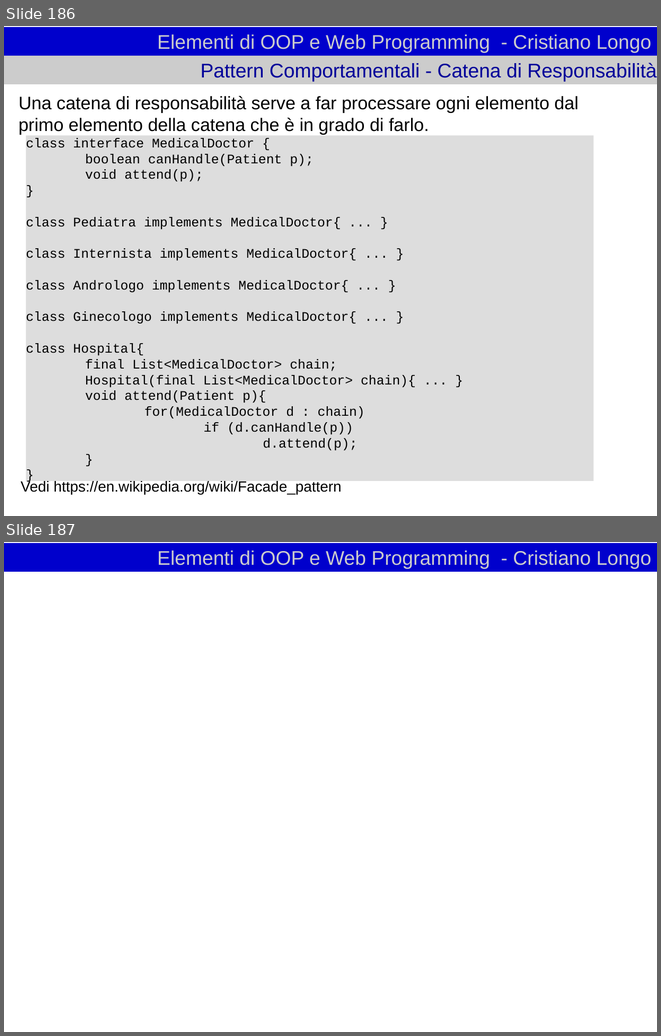
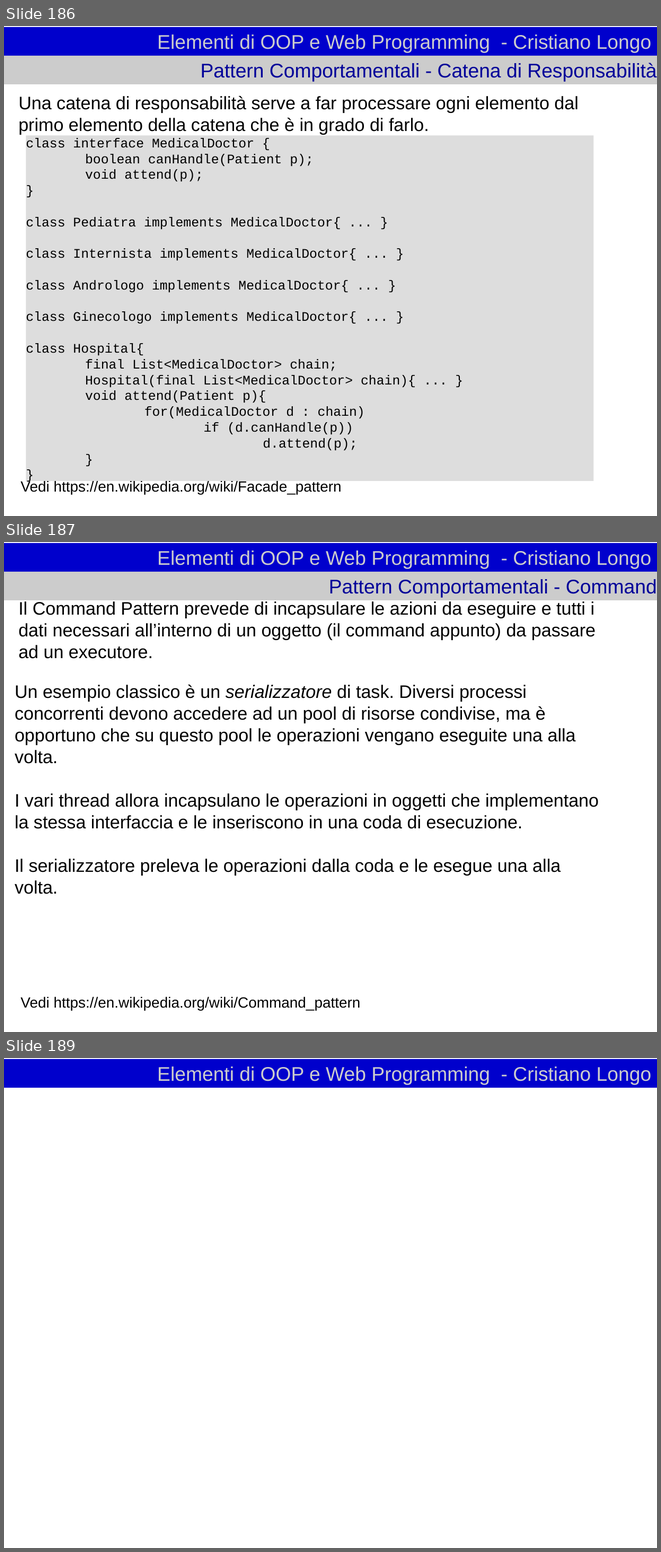
Before and after one commit to cristianolongoodhl/courses, a slide deck: JavaAndOOP/oopweb1.odp. Shown one above the other, each under a label of ours: slides 186 and 187 before the commit, slides 186, 187 and 189 after it; the slides between them are not shown. The pictures are 661x1036 and 661x1552 pixels, drawn with LibreOffice and Linux fonts; fonts in the diff are those of the drawing. Boxes give left, top, right and bottom in pixels: in the first picture for what was removed or moved away, otherwise in the second. Text is boxed around its words. In the diff, an @@ line names an element or a change of style, - is before the commit and + after.

```diff
--- a/JavaAndOOP/oopweb1.odp
+++ b/JavaAndOOP/oopweb1.odp
@@ slide 187 added at box(4, 542, 657, 1032), background #FFFFFF @@
@@ title added at box(4, 543, 657, 572), fill #0000CC, 24 pt, text #CCCCCC @@
+Elementi di OOP e Web Programming - Cristiano Longo
@@ title added at box(4, 572, 657, 600), fill #CCCCCC, 24 pt, text #000099 @@
+Pattern Comportamentali - Command
@@ text added at box(18, 601, 595, 659), 22 pt, text #000000 @@
+Il Command Pattern prevede di incapsulare le azioni da eseguire e tutti i dati necessari all’interno di un oggetto (il command appunto) da passare ad un executore.
@@ text added at box(15, 685, 599, 894), 22 pt, text #000000 @@
+Un esempio classico è un serializzatore di task. Diversi processi concorrenti devono accedere ad un pool di risorse condivise, ma è opportuno che su questo pool le operazioni vengano eseguite una alla volta.
+I vari thread allora incapsulano le operazioni in oggetti che implementano la stessa interfaccia e le inseriscono in una coda di esecuzione.
+Il serializzatore preleva le operazioni dalla coda e le esegue una alla volta.
@@ text added at box(20, 996, 361, 1010), 18 pt, text #000000 @@
+Vedi https://en.wikipedia.org/wiki/Command_pattern
@@ what was slide 187 is now slide 189 @@
```
Also in this commit, not shown: 1 other slide added, 14 other files.
